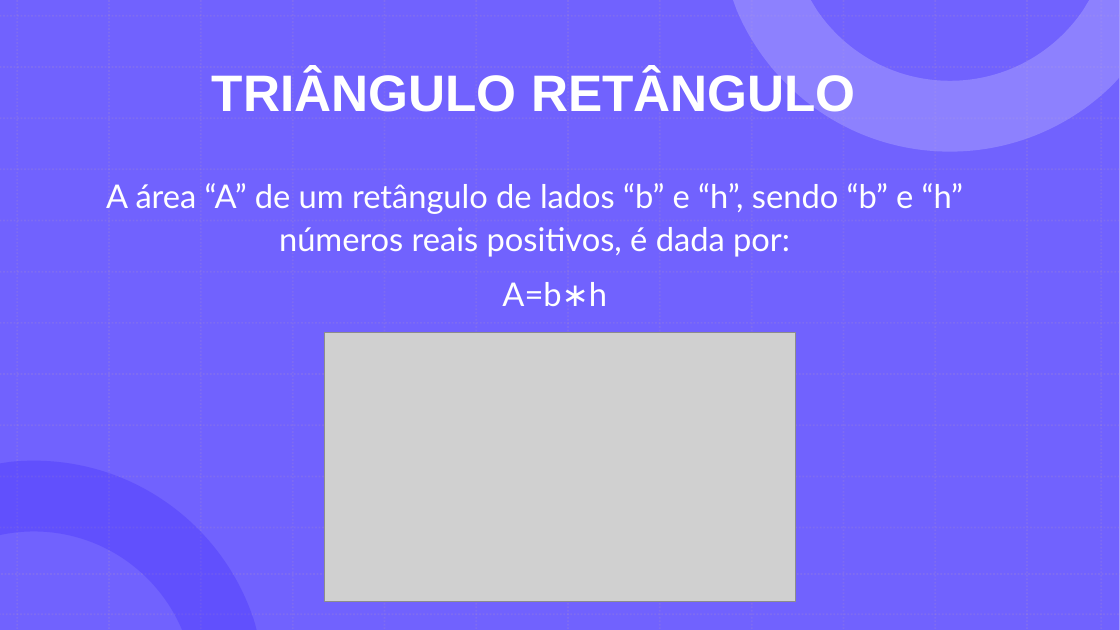
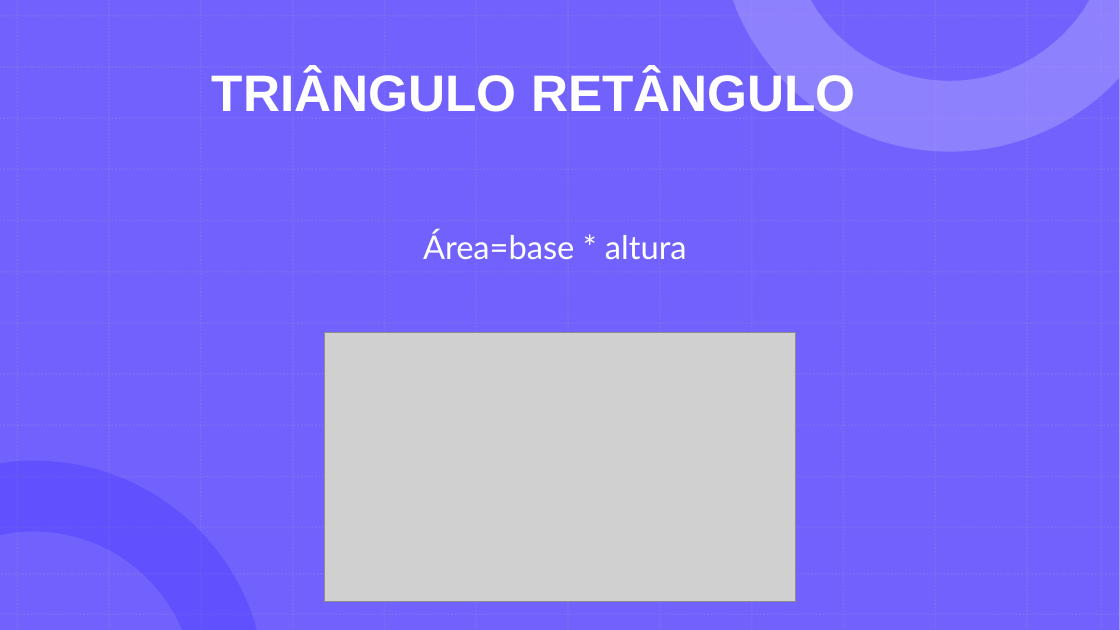
Before and after one commit to GabrielDSS0/ETEC-Coisas-Escolares, a slide deck: slide 12 of 1 etim ds 2022/EAMT/Trabalho Acadêmico/Relatório (a importância dos ecopontos)/A importância da separação dos recicláveis 3/Ecopontos - EAMT.pptx (slide 14 before the commit). Drawn at 1120x630 pixels with LibreOffice and Linux fonts; fonts in the diff are those of the drawing; grey boxes stand for pictures. Boxes give left, top, right and bottom in pixels: in the first picture for what was removed or moved away, otherwise in the second. Text is boxed around its words. In the diff, an @@ line names an element or a change of style, - is before the commit and + after.

```diff
--- a/1 etim ds 2022/EAMT/Trabalho Acadêmico/Relatório (a importância dos ecopontos)/A importância da separação dos recicláveis 3/Ecopontos - EAMT.pptx
+++ b/1 etim ds 2022/EAMT/Trabalho Acadêmico/Relatório (a importância dos ecopontos)/A importância da separação dos recicláveis 3/Ecopontos - EAMT.pptx
@@ text at (x1=423, y1=230, x2=687, y2=259): text changed @@
-A área “A” de um retângulo de lados “b” e “h”, sendo “b” e “h” números reais positivos, é dada por:
-A=b∗h
+Área=base * altura
```
Also in this commit, not shown: 4 other slides changed, 2 slides removed, 1 other file.
